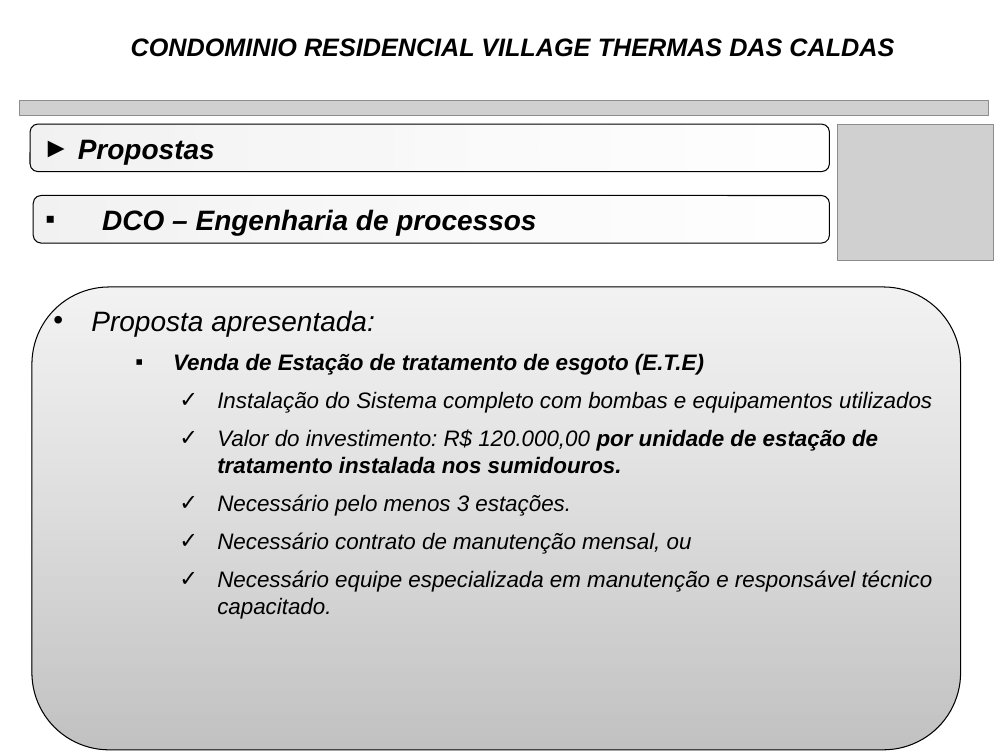
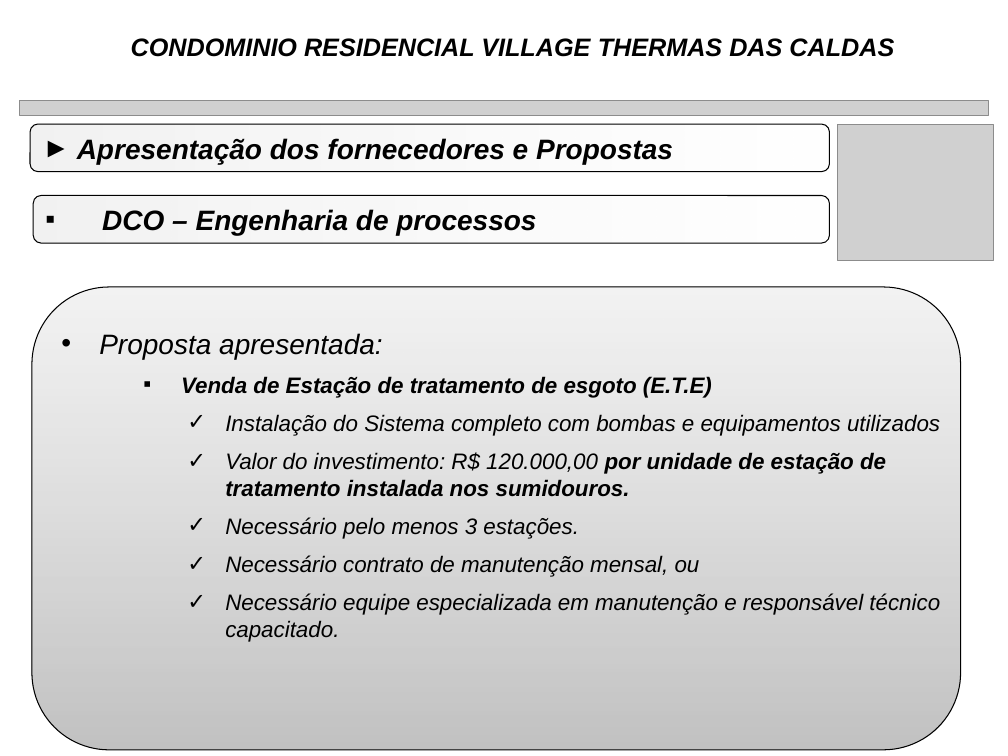
Before and after one commit to rwlc71/Village, a slide deck: slide 14 of Manutenção Village/FossaSepticas.pptx (slide 10 before the commit). Drawn at 1008x756 pixels with LibreOffice and Linux fonts; fonts in the diff are those of the drawing; grey boxes stand for pictures. Boxes give left, top, right and bottom in pixels: in the first picture for what was removed or moved away, otherwise in the second. Text is boxed around its words. In the diff, an @@ line names an element or a change of style, - is before the commit and + after.

```diff
--- a/Manutenção Village/FossaSepticas.pptx
+++ b/Manutenção Village/FossaSepticas.pptx
@@ text in rounded rectangle at (x1=77, y1=138, x2=673, y2=164): text changed @@
-► Propostas
+► Apresentação dos fornecedores e Propostas
@@ text "Proposta apresentada:" moved from (x1=91, y1=310, x2=933, y2=619) to (x1=99, y1=333, x2=940, y2=642) @@
```
Also in this commit, not shown: 11 other slides changed, 8 slides added, 2 other files.
